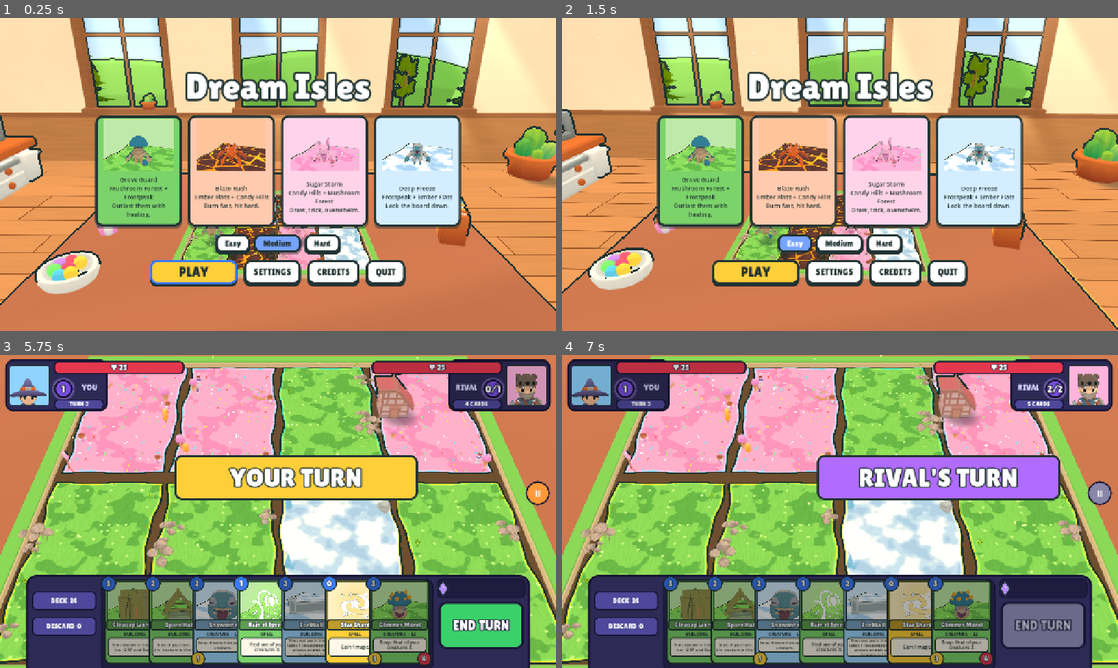
Above: before the commit, frames 1-4 (two rows, left to right).
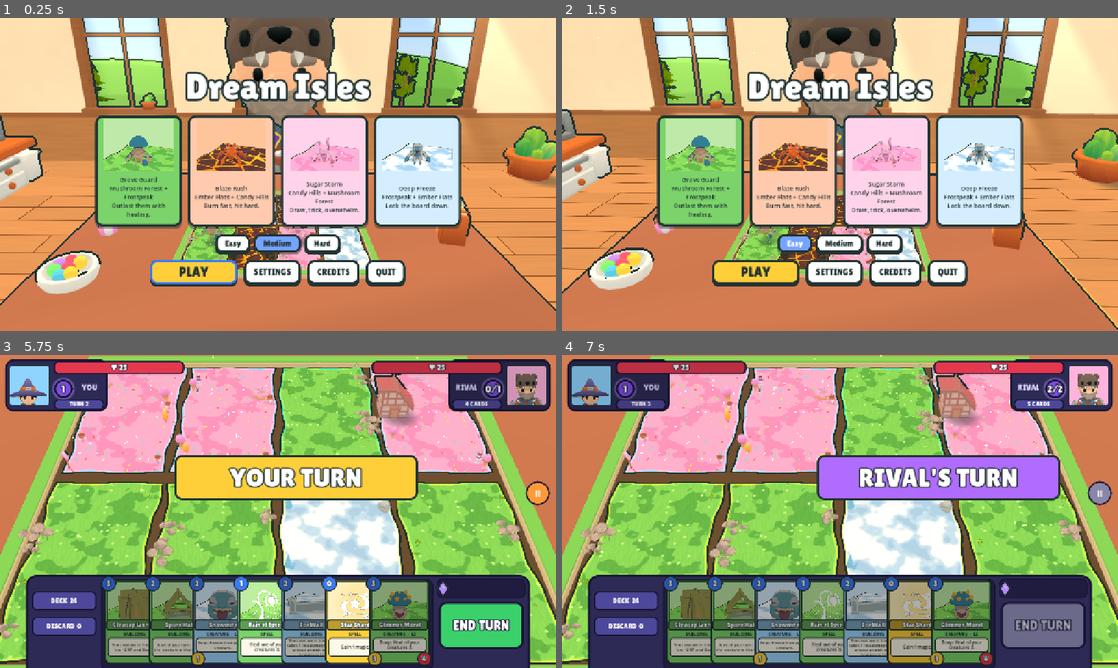
Above: after the commit, the same moments.

Repository: muriarty1893/cardwards
Game: Godot game, scene res://menus/main_menu.tscn
Two runs of this game, one before a commit and one after it. Both use one fixed random seed, a clock stepped at 60 frames per second and the inputs below.
Inputs (mouse positions are in pixels of both pictures, inside the frame that each line leads up to):
- Up to frame 1 (0.25 s): no input
- Up to frame 2 (1.5 s): click "Easy" at 0.5 s; click "Easy" at 1.25 s
- Up to frame 3 (5.75 s): click "PLAY" at 2 s; drag from (133, 621) to (333, 442) at 2.77 s; drag from (189, 621) to (250, 574) at 3.52 s; move the mouse to (239, 621) at 4.27 s; click (239, 621) at 4.42 s; drag from (294, 621) to (111, 464) at 5.02 s
- Up to frame 4 (7 s): click "END TURN" at 5.75 s; drag from (695, 621) to (867, 511) at 6.52 s

The runs differ from the first frame. In frame 1, 4.6% of the frame differs, in the area x 40-61%, y 0-50%; in frame 2, 4.6%; in frame 3, less than 0.1%; in frame 4, nothing differs.

Commit message:
feat: rival seated at the table with reactions, napping cat
The Barbarian sits in a chair across the table holding a fan of card backs; reactions
(play card, cheer, flinch, win loop) blend over the seated legs, thinking turns the head and
losing slumps the back. A cat naps on the armchair. Dev scene tools/room_preview.tscn frames
the room from any camera for screenshots.

Co-Authored-By: Claude Opus 5.5 <noreply@anthropic.com>
Claude-Session: https://claude.ai/code/session_01KWhDzHoaJZoxty1TDdYE3R

Diff:
--- a/menus/main_menu.gd
+++ b/menus/main_menu.gd
@@ -20,6 +20,9 @@
 	var room := Room.new()
 	add_child(room)
 	room.build(Settings.quality)
+	var rival := RivalSeat.new()
+	add_child(rival)
+	rival.setup(MatchController.RIVAL_MODEL)
 	var board := Board.new()
 	add_child(board)
 	var a: Array[int] = [0, 1, 2, 3]
--- /dev/null
+++ b/tests/test_rival_seat.gd
@@ -0,0 +1,56 @@
+extends TestCase
+## The rival seated across the table: idle pose, upper-body reactions that return to idle,
+## a looping win cheer, and the body behind the far table edge.
+
+const BARBARIAN := "res://assets/heroes/Barbarian.glb"
+
+
+func _seat() -> RivalSeat:
+	var tree := Engine.get_main_loop() as SceneTree
+	var seat := RivalSeat.new()
+	tree.root.add_child(seat)
+	seat.setup(BARBARIAN)
+	await tree.process_frame
+	return seat
+
+
+func _wait(seconds: float) -> void:
+	await (Engine.get_main_loop() as SceneTree).create_timer(seconds).timeout
+
+
+func test_rival_seated_idle() -> bool:
+	var seat: RivalSeat = await _seat()
+	assert_eq(seat.upper_anim(), &"Sit_Chair_Idle", "seated idle")
+	seat.free()
+	return true
+
+
+func test_rival_reactions() -> bool:
+	var seat: RivalSeat = await _seat()
+	for pair: Array in [[seat.play_card, &"Interact"], [seat.cheer, &"Cheer"], [seat.flinch, &"Hit_A"]]:
+		(pair[0] as Callable).call()
+		await (Engine.get_main_loop() as SceneTree).process_frame
+		assert_eq(seat.upper_anim(), pair[1], "reaction %s" % pair[1])
+		await _wait(seat.clip_length(pair[1]) + 0.15)
+		assert_eq(seat.upper_anim(), &"Sit_Chair_Idle", "back to idle after %s" % pair[1])
+	seat.free()
+	return true
+
+
+func test_rival_win_loops() -> bool:
+	var seat: RivalSeat = await _seat()
+	seat.win()
+	await _wait(3.0)
+	assert_eq(seat.upper_anim(), &"Cheer", "still cheering after 3 s")
+	seat.free()
+	return true
+
+
+## The body sits behind the far table edge; only arms and cards may reach over it.
+func test_rival_beyond_table() -> bool:
+	var seat: RivalSeat = await _seat()
+	var spine: Vector3 = seat.bone_position(&"spine")
+	assert_true(spine.z < Room.TABLE_RECT.position.y, "spine z %.2f behind the table edge %.2f" % [spine.z, Room.TABLE_RECT.position.y])
+	assert_true(seat.bone_position(&"head").y > 1.5, "head above the tabletop (%.2f)" % seat.bone_position(&"head").y)
+	seat.free()
+	return true
--- /dev/null
+++ b/tools/room_preview.gd
@@ -0,0 +1,42 @@
+extends Node3D
+## Dev view of the room, board and seated rival without any UI, for tuning by screenshot:
+##   godot --path . res://tools/room_preview.tscn -- --shot=<png> [--cam=x,y,z] [--look=x,y,z] [--fov=f]
+##   [--rival=<reaction: play_card|cheer|flinch|win|lose|think>]
+
+var _cam: Camera3D
+
+
+static func _vec(s: String) -> Vector3:
+	var p: PackedStringArray = s.split(",")
+	return Vector3(float(p[0]), float(p[1]), float(p[2]))
+
+
+func _ready() -> void:
+	var room := Room.new()
+	add_child(room)
+	room.build(Settings.quality)
+	var rival := RivalSeat.new()
+	add_child(rival)
+	rival.setup(MatchController.RIVAL_MODEL)
+	var board := Board.new()
+	add_child(board)
+	var a: Array[int] = [0, 1, 2, 3]
+	var b: Array[int] = [3, 2, 1, 0]
+	board.build([a, b])
+	var cam_pos := Vector3(0, 9, 13.5)
+	var look := Vector3(0, 0.5, -1.5)
+	_cam = Camera3D.new()
+	_cam.fov = 42.0
+	for arg: String in OS.get_cmdline_user_args():
+		if arg.begins_with("--cam="):
+			cam_pos = _vec(arg.substr(6))
+		elif arg.begins_with("--look="):
+			look = _vec(arg.substr(7))
+		elif arg.begins_with("--fov="):
+			_cam.fov = float(arg.substr(6))
+		elif arg.begins_with("--rival="):
+			rival.call(arg.substr(8)) if arg.substr(8) != "think" else rival.think(true)
+	add_child(_cam)
+	_cam.look_at_from_position(cam_pos, look)
+	_cam.make_current()
+	Outline.attach(_cam)
--- /dev/null
+++ b/tools/room_preview.tscn
@@ -0,0 +1,6 @@
+[gd_scene load_steps=2 format=3]
+
+[ext_resource type="Script" path="res://tools/room_preview.gd" id="1"]
+
+[node name="RoomPreview" type="Node3D"]
+script = ExtResource("1")
--- a/view/match.gd
+++ b/view/match.gd
@@ -5,6 +5,7 @@
 ## Human is always player 0 (near the camera).
 const HUMAN := 0
 const AI := 1
+const RIVAL_MODEL := "res://assets/heroes/Barbarian.glb"
 ## Canvas layer of the HUD (stat bars sit below it, the board hover card above it).
 const HUD_LAYER := 2
 
@@ -12,6 +13,7 @@
 var board: Board
 var rig: CameraRig
 var room: Room
+var rival: RivalSeat
 var hud: Hud
 var hand: Hand
 var toast: Toast
@@ -45,6 +47,9 @@
 	room = Room.new()
 	add_child(room)
 	room.build(Settings.quality)
+	rival = RivalSeat.new()
+	add_child(rival)
+	rival.setup(RIVAL_MODEL)
 	board = Board.new()
 	add_child(board)
 	var lands: Array[Array] = []
--- /dev/null
+++ b/view/room/rival_seat.gd
@@ -0,0 +1,242 @@
+class_name RivalSeat
+extends Node3D
+## The rival hero sitting in a chair across the table, holding a fan of cards. The legs stay in
+## the seated pose; the upper body holds the cards and plays reactions (lean in to play a card,
+## cheer, flinch) blended over it. Thinking turns the head; losing slumps the back and head.
+
+const SIT := &"Sit_Chair_Idle"
+## Upper-body pose that holds the card fan up in front of the chest (chosen by screenshot).
+const HOLD := &"2H_Melee_Idle"
+const PLAY := &"Interact"
+const CHEER := &"Cheer"
+const FLINCH := &"Hit_A"
+## Held weapons and props in the KayKit model that a card player has put away.
+const HIDE: Array[String] = ["1H_Axe_Offhand", "Barbarian_Round_Shield", "1H_Axe", "2H_Axe", "Mug", "Barbarian_Cape"]
+## KayKit units → board units for the seated model (a touch larger than the furniture so the
+## rival reads well from the player's seat).
+const MODEL_SCALE := Room.SCALE * 1.15
+## Where the model's root sits relative to the chair (chair-local), so the hips meet the seat.
+const MODEL_OFFSET := Vector3(0.0, 0.0, 0.0)
+const CARD_BACK := Color("#6a46c8")
+const CARD_RIM := Color("#ffcf3a")
+
+var model: Node3D
+var skeleton: Skeleton3D
+var _anim: AnimationPlayer
+var _tree: AnimationTree
+var _react_node: AnimationNodeAnimation
+var _pose: Pose
+var _fan: Node3D
+var _react: StringName = &""
+var _react_left: float = 0.0
+var _winning: bool = false
+
+
+## Bends bones after the animation: a slow head turn while thinking, a slump when losing.
+class Pose extends SkeletonModifier3D:
+	var think: float = 0.0
+	var slump: float = 0.0
+	var _t: float = 0.0
+
+	func _process_modification_with_delta(delta: float) -> void:
+		_t += delta
+		var sk: Skeleton3D = get_skeleton()
+		if sk == null or (think <= 0.0 and slump <= 0.0):
+			return
+		var head: int = sk.find_bone("head")
+		var spine: int = sk.find_bone("spine")
+		if head >= 0:
+			var yaw: float = sin(_t * 0.9) * 0.4 * think
+			var pitch: float = 0.55 * slump + 0.12 * think
+			sk.set_bone_pose_rotation(head, sk.get_bone_pose_rotation(head) * Quaternion(Vector3.UP, yaw) * Quaternion(Vector3.RIGHT, pitch))
+		if spine >= 0 and slump > 0.0:
+			sk.set_bone_pose_rotation(spine, sk.get_bone_pose_rotation(spine) * Quaternion(Vector3.RIGHT, 0.35 * slump))
+
+
+func setup(model_path: String) -> void:
+	position = Vector3(0, Room.FLOOR_Y, Room.SEAT_Z)
+	add_child(Room.model("chair_A_wood", Room.SCALE))
+	model = (load(model_path) as PackedScene).instantiate() as Node3D
+	model.scale = Vector3.ONE * MODEL_SCALE
+	model.position = MODEL_OFFSET
+	add_child(model)
+	for n: String in HIDE:
+		var node: Node = model.find_child(n, true, false)
+		if node is Node3D:
+			(node as Node3D).visible = false
+	Toon.apply(model)
+	skeleton = model.find_child("Skeleton3D", true, false) as Skeleton3D
+	_anim = model.find_child("AnimationPlayer", true, false) as AnimationPlayer
+	_anim.stop()
+	_build_tree()
+	_pose = Pose.new()
+	skeleton.add_child(_pose)
+	_build_fan()
+
+
+func _upper_paths() -> Array[NodePath]:
+	var upper: Dictionary = {}
+	var spine: int = skeleton.find_bone("spine")
+	for b: int in skeleton.get_bone_count():
+		var p: int = b
+		while p >= 0:
+			if p == spine:
+				upper[skeleton.get_bone_name(b)] = true
+				break
+			p = skeleton.get_bone_parent(p)
+	var out: Array[NodePath] = []
+	var a: Animation = _anim.get_animation(SIT)
+	for t: int in a.get_track_count():
+		var path: NodePath = a.track_get_path(t)
+		if upper.has(path.get_concatenated_subnames()):
+			out.append(path)
+	return out
+
+
+func _looping(anim: StringName) -> AnimationNodeAnimation:
+	var n := AnimationNodeAnimation.new()
+	n.animation = anim
+	n.use_custom_timeline = true
+	n.timeline_length = _anim.get_animation(anim).length
+	n.stretch_time_scale = false
+	n.loop_mode = Animation.LOOP_LINEAR
+	return n
+
+
+func _build_tree() -> void:
+	var bt := AnimationNodeBlendTree.new()
+	var paths: Array[NodePath] = _upper_paths()
+	var hold := AnimationNodeBlend2.new()
+	var win := AnimationNodeBlend2.new()
+	var shot := AnimationNodeOneShot.new()
+	shot.fadein_time = 0.15
+	shot.fadeout_time = 0.3
+	for f: AnimationNode in [hold, win, shot]:
+		f.filter_enabled = true
+		for p: NodePath in paths:
+			f.set_filter_path(p, true)
+	_react_node = AnimationNodeAnimation.new()
+	_react_node.animation = PLAY
+	bt.add_node(&"sit", _looping(SIT))
+	bt.add_node(&"hold_pose", _looping(HOLD))
+	bt.add_node(&"hold", hold)
+	bt.add_node(&"react", _react_node)
+	bt.add_node(&"shot", shot)
+	bt.add_node(&"cheer", _looping(CHEER))
+	bt.add_node(&"win", win)
+	bt.connect_node(&"hold", 0, &"sit")
+	bt.connect_node(&"hold", 1, &"hold_pose")
+	bt.connect_node(&"shot", 0, &"hold")
+	bt.connect_node(&"shot", 1, &"react")
+	bt.connect_node(&"win", 0, &"shot")
+	bt.connect_node(&"win", 1, &"cheer")
+	bt.connect_node(&"output", 0, &"win")
+	_tree = AnimationTree.new()
+	_tree.name = "Upper"
+	_anim.get_parent().add_child(_tree)
+	_tree.tree_root = bt
+	_tree.anim_player = _tree.get_path_to(_anim)
+	_tree.active = true
+	_tree.set(&"parameters/hold/blend_amount", 1.0)
+	_tree.set(&"parameters/win/blend_amount", 0.0)
+
+
+## Five card backs fanned in the right hand.
+func _build_fan() -> void:
+	var attach := BoneAttachment3D.new()
+	attach.bone_name = "handslot.r"
+	skeleton.add_child(attach)
+	_fan = Node3D.new()
+	_fan.name = "CardFan"
+	attach.add_child(_fan)
+	var back := BoxMesh.new()
+	back.size = Vector3(0.27, 0.39, 0.004)
+	var rim := BoxMesh.new()
+	rim.size = Vector3(0.31, 0.43, 0.006)
+	for i: int in 5:
+		var card := Node3D.new()
+		card.rotation.z = deg_to_rad(32.0 - 16.0 * i)
+		card.position = Vector3(0, 0, 0.012 * i)
+		card.add_child(Palette.mesh(rim, Toon.plain(CARD_RIM), Vector3(0, 0.2, 0)))
+		for side: float in [-1.0, 1.0]:
+			card.add_child(Palette.mesh(back, Toon.plain(CARD_BACK), Vector3(0, 0.2, side * 0.004)))
+		_fan.add_child(card)
+
+
+func _process(delta: float) -> void:
+	if _react_left > 0.0:
+		_react_left -= delta
+	# Whatever the hand bone does, the fan shows its backs to the player, tipped back a little.
+	if _fan:
+		_fan.global_basis = Basis(Vector3.RIGHT, -0.3).scaled(Vector3.ONE * MODEL_SCALE)
+
+
+## The upper-body clip the rival is showing now (SIT when it is just holding its cards).
+func upper_anim() -> StringName:
+	if _winning:
+		return CHEER
+	if _react_left > 0.0:
+		return _react
+	return SIT
+
+
+func clip_length(anim: StringName) -> float:
+	return _anim.get_animation(anim).length
+
+
+func bone_position(bone: StringName) -> Vector3:
+	var i: int = skeleton.find_bone(bone)
+	return skeleton.global_transform * skeleton.get_bone_global_pose(i).origin
+
+
+func play_card() -> void:
+	_fire(PLAY)
+
+
+func cheer() -> void:
+	_fire(CHEER)
+
+
+func flinch() -> void:
+	_fire(FLINCH)
+
+
+func think(on: bool) -> void:
+	create_tween().tween_property(_pose, "think", 1.0 if on else 0.0, 0.5)
+
+
+func lose() -> void:
+	_winning = false
+	create_tween().tween_property(_pose, "slump", 1.0, 0.8).set_trans(Tween.TRANS_SINE)
+
+
+func win() -> void:
+	_winning = true
+	create_tween().tween_property(_tree, "parameters/win/blend_amount", 1.0, 0.3)
+
+
+func _fire(anim: StringName) -> void:
+	_react = anim
+	_react_left = clip_length(anim)
+	_react_node.animation = anim
+	_tree.set(&"parameters/shot/request", AnimationNodeOneShot.ONE_SHOT_REQUEST_FIRE)
+
+
+## Screen rect of the seated rival from the tabletop up to the top of the head, shoulder wide.
+func hero_rect(cam: Camera3D) -> Rect2:
+	var head: Vector3 = bone_position(&"head")
+	var chest: Vector3 = bone_position(&"chest")
+	var k: float = MODEL_SCALE
+	var pts: Array[Vector3] = [
+		head + Vector3(0, 0.9 * k, 0),
+		chest + Vector3(-0.75 * k, 0, 0), chest + Vector3(0.75 * k, 0, 0),
+		Vector3(chest.x - 0.75 * k, 0.0, Room.TABLE_RECT.position.y), Vector3(chest.x + 0.75 * k, 0.0, Room.TABLE_RECT.position.y),
+	]
+	var r := Rect2(cam.unproject_position(pts[0]), Vector2.ZERO)
+	for p: Vector3 in pts:
+		r = r.expand(cam.unproject_position(p))
+	return r
+
+
+func hand_point() -> Vector3:
+	return _fan.global_position
--- a/view/room/room.gd
+++ b/view/room/room.gd
@@ -26,6 +26,11 @@
 const DUST_HIGH := 70
 const PATH := "res://assets/room/%s.gltf"
 const NATURE := "res://assets/nature/%s.gltf"
+## The cat curls up on the armchair seat (height above the floor) and breathes slowly.
+const CAT_SEAT_Y := 4.2
+## How far forward of the armchair centre the seat cushion is.
+const CAT_FORWARD := 2.6
+const CAT := "res://assets/monsters/blob/Cat.gltf"
 const CANDY_COLORS: Array[Color] = [Color("#ff5a7a"), Color("#ffd84a"), Color("#5ad1ff"), Color("#7aff7a"), Color("#c38cff")]
 
 var env: Environment
@@ -34,6 +39,7 @@
 var _props: Array[Node3D] = []
 var _dust: CPUParticles3D
 var _island: Node3D
+var _cat: Node3D
 var _t: float = 0.0
 
 
@@ -83,6 +89,9 @@
 	if _island:
 		_island.position.y = 25.0 + sin(_t * 0.4) * 0.8
 		_island.rotation.y = sin(_t * 0.1) * 0.15
+	if _cat:
+		var breath: float = 1.0 + sin(_t * 1.6) * 0.04
+		_cat.scale = Vector3(1.0, breath, 1.0 + (breath - 1.0) * 0.5)
 
 
 # --- light and environment ---------------------------------------------------------------
@@ -337,9 +346,9 @@
 
 # --- furniture -----------------------------------------------------------------------------
 
-## A KayKit model placed with its footprint centred on `pos` and its base at `pos.y`, turned
-## `yaw` degrees (0 faces +z), scaled `k` (a number or a Vector3) KayKit units → board units.
-func _place(file: String, pos: Vector3, yaw: float = 0.0, k: Variant = SCALE, blob: float = 0.0, on_table: bool = false) -> Node3D:
+## A KayKit room model in the cartoon style, scaled `k` (a number or a Vector3) KayKit units →
+## board units, its footprint centred on the holder's origin and its base at y = 0.
+static func model(file: String, k: Variant = SCALE) -> Node3D:
 	var holder := Node3D.new()
 	holder.name = file.to_pascal_case()
 	var inst := (load(PATH % file) as PackedScene).instantiate() as Node3D
@@ -350,12 +359,19 @@
 	var c: Vector3 = box.get_center()
 	inst.position = Vector3(-c.x * s.x, -box.position.y * s.y, -c.z * s.z)
 	Toon.apply(inst)
+	return holder
+
+
+## A room model placed at `pos`, turned `yaw` degrees (0 faces +z); `blob` > 0 adds a ground
+## shadow of that radius; `on_table` things cast real shadows onto the table.
+func _place(file: String, pos: Vector3, yaw: float = 0.0, k: Variant = SCALE, blob: float = 0.0, on_table: bool = false) -> Node3D:
+	var holder: Node3D = model(file, k)
 	if not on_table:
-		_no_shadows(inst)
+		_no_shadows(holder)
 	holder.position = pos
 	holder.rotation_degrees.y = yaw
 	if blob > 0.0:
-		holder.add_child(BlobShadow.build(blob, box.size.y * s.y, 0.05))
+		holder.add_child(BlobShadow.build(blob, Palette.bounds(holder).size.y, 0.05))
 	if on_table:
 		holder.set_meta(&"table", true)
 	add_child(holder)
@@ -380,6 +396,8 @@
 	_place("cabinet_medium_decorated", Vector3(HALF_W - 4.2, y, -20), -90, SCALE, 7.0)
 	_place("shelf_B_large_decorated", Vector3(HALF_W - 2.2, 9.0, -1.0), -90, 7.0)
 	_place("armchair_pillows", Vector3(31, y, 10), -107, SCALE, 7.5)
+	var fwd := Vector3(sin(deg_to_rad(-107.0)), 0, cos(deg_to_rad(-107.0)))
+	_add_cat(Vector3(31, y + CAT_SEAT_Y, 10) + fwd * CAT_FORWARD, -107)
 	_place("lamp_standing", Vector3(39, y, 22), 0, SCALE, 3.0)
 	_place("pictureframe_large_A", Vector3(HALF_W - 0.9, 6.0, 12), -90, 6.0)
 	_place("pictureframe_medium", Vector3(HALF_W - 0.9, 7.0, 21), -90, 6.0)
@@ -391,6 +409,41 @@
 	# The rug under the table and the player's own chair.
 	_place("rug_rectangle_stripes_A", Vector3(0, y, 0), 0, Vector3(13, 3, 13))
 	_place("chair_A_wood", Vector3(0, y, TABLE_RECT.end.y + 4.0), 180, SCALE, 3.5)
+
+
+## The cat sleeping on the armchair: idle played very slowly, lying low, breathing.
+func _add_cat(pos: Vector3, yaw: float) -> void:
+	_cat = Palette.model(CAT, 3.2)
+	_cat.name = "Cat"
+	Toon.apply(_cat)
+	_no_shadows(_cat)
+	_cat.position = pos
+	_cat.rotation_degrees.y = yaw
+	var ap := _cat.find_child("AnimationPlayer", true, false) as AnimationPlayer
+	if ap and ap.has_animation(&"Idle"):
+		ap.play(&"Idle")
+		ap.speed_scale = 0.3
+	add_child(_cat)
+	_props.append(_cat)
+	var z := Label3D.new()
+	z.name = "Snore"
+	z.text = "z"
+	z.font = load(UiStyle.TITLE_FONT) as Font
+	z.font_size = 96
+	z.outline_size = 18
+	z.modulate = Color("#ffffff")
+	z.outline_modulate = Color(Palette.INK)
+	z.billboard = BaseMaterial3D.BILLBOARD_ENABLED
+	z.pixel_size = 0.012
+	add_child(z)
+	var tw := z.create_tween().set_loops()
+	tw.tween_callback(func() -> void:
+		z.position = pos + Vector3(0, 3.2, 0)
+		z.modulate.a = 0.0)
+	tw.tween_property(z, "modulate:a", 1.0, 0.6)
+	tw.parallel().tween_property(z, "position", pos + Vector3(0.8, 5.2, 0), 2.2)
+	tw.tween_property(z, "modulate:a", 0.0, 0.6)
+	tw.tween_interval(0.8)
 
 
 # --- the table and what is on it ------------------------------------------------------------
Not shown, added: tests/test_rival_seat.gd.uid
Not shown, added: view/room/rival_seat.gd.uid
